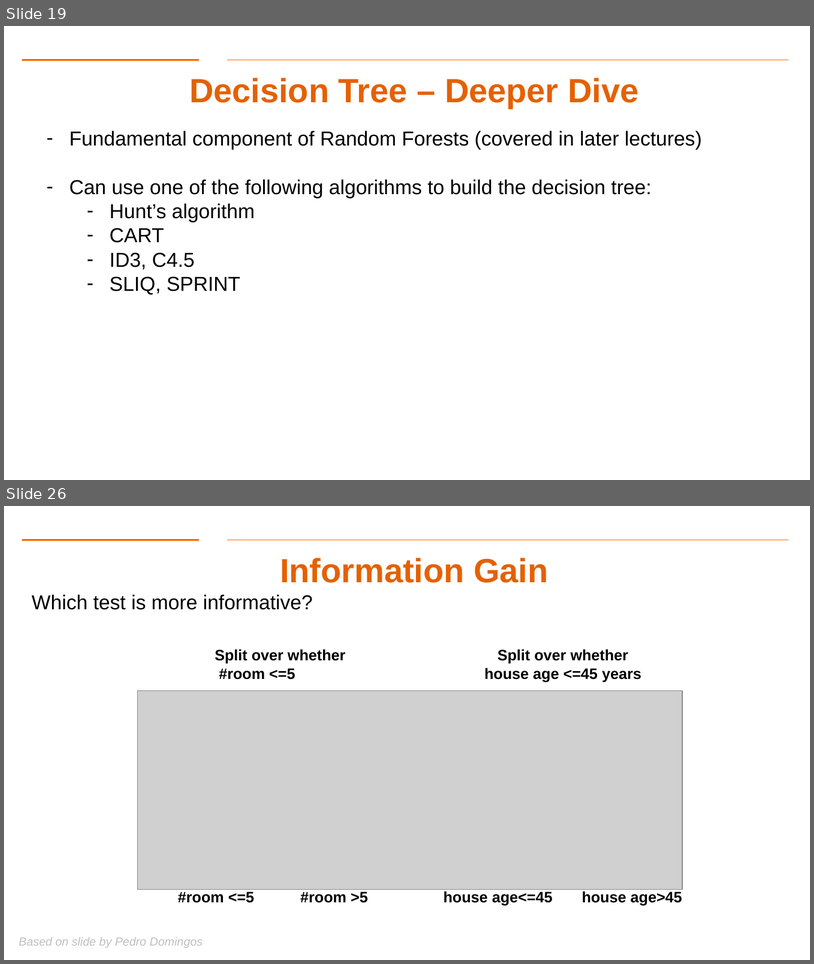
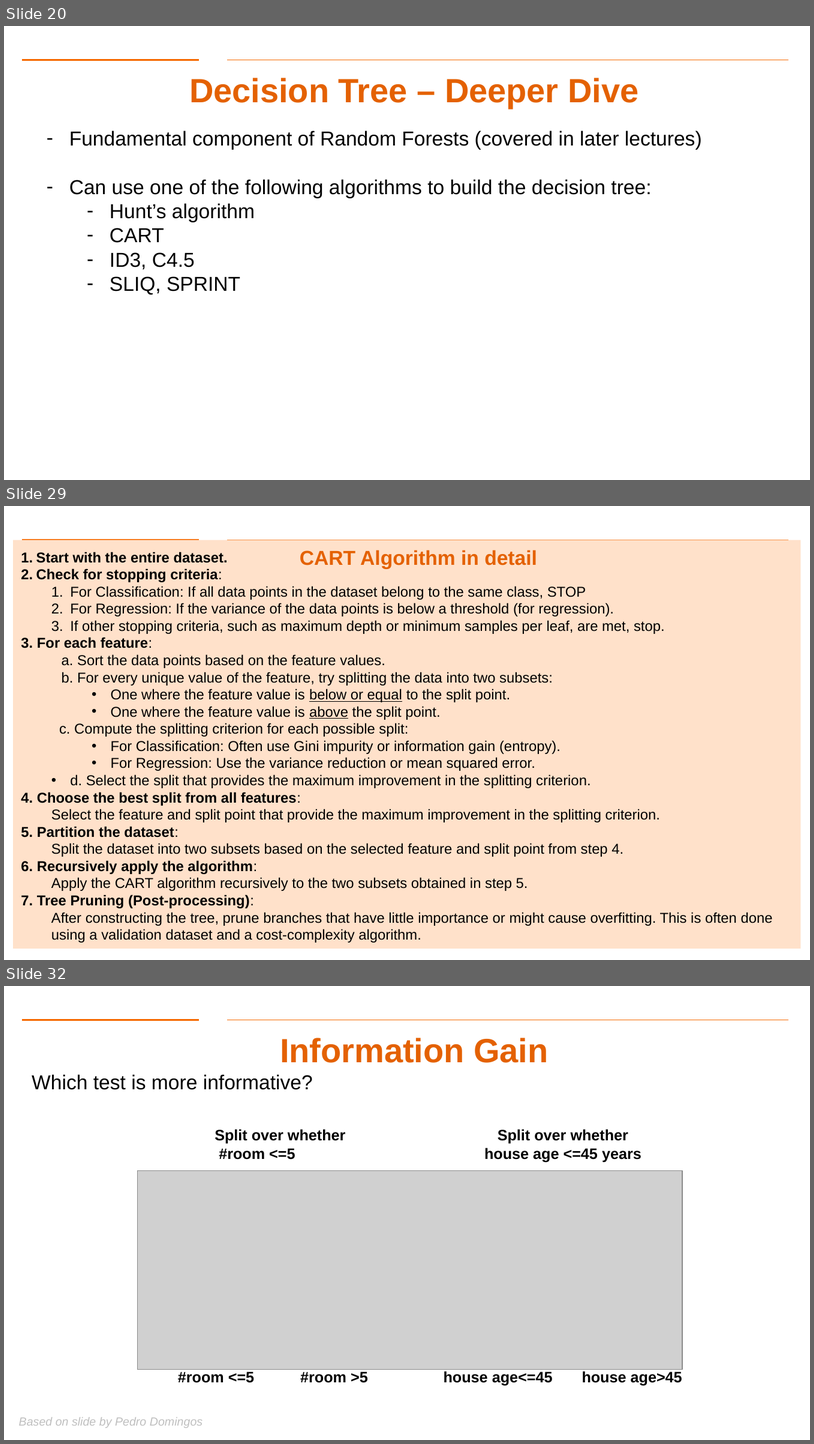
Before and after one commit to aiforsec/RIT-DSCI-633-FDS, a slide deck: Syllabus/Lecture06/Lec06.pptx. Shown one above the other, each under a label of ours: slides 19 and 26 before the commit, slides 20, 29 and 32 after it; the slides between them are not shown. The pictures are 814x964 and 814x1444 pixels, drawn with LibreOffice and Linux fonts; fonts in the diff are those of the drawing; grey boxes stand for pictures; background and template pictures are left out. Boxes give left, top, right and bottom in pixels: in the first picture for what was removed or moved away, otherwise in the second. Text is boxed around its words. In the diff, an @@ line names an element or a change of style, - is before the commit and + after.

```diff
--- a/Syllabus/Lecture06/Lec06.pptx
+++ b/Syllabus/Lecture06/Lec06.pptx
@@ slide 29 added at box(4, 506, 810, 960), background #FFFFFF; not listed: 2 template elements that a slide beside it also shows @@
@@ rectangle added at box(13, 540, 801, 948), fill #FFE1CA, 17 pt, text #000000 @@
+1. Start with the entire dataset.
+2. Check for stopping criteria:
+  1. For Classification: If all data points in the dataset belong to the same class, STOP
+  2. For Regression: If the variance of the data points is below a threshold (for regression).
+  3. If other stopping criteria, such as maximum depth or minimum samples per leaf, are met, stop.
+3. For each feature:
+a. Sort the data points based on the feature values.
+b. For every unique value of the feature, try splitting the data into two subsets:
+    • One where the feature value is below or equal to the split point.
+    • One where the feature value is above the split point.
+  c. Compute the splitting criterion for each possible split:
+    • For Classification: Often use Gini impurity or information gain (entropy).
+    • For Regression: Use the variance reduction or mean squared error.
+  • d. Select the split that provides the maximum improvement in the splitting criterion.
+4. Choose the best split from all features:
+  Select the feature and split point that provide the maximum improvement in the splitting criterion.
+5. Partition the dataset:
+  Split the dataset into two subsets based on the selected feature and split point from step 4.
+6. Recursively apply the algorithm:
+  Apply the CART algorithm recursively to the two subsets obtained in step 5.
+7. Tree Pruning (Post-processing):
+  After constructing the tree, prune branches that have little importance or might cause overfitting. This is often done using a validation dataset and a cost-complexity algorithm.
@@ text added at box(300, 550, 537, 569), 24 pt, text #E46102, bold @@
+CART Algorithm in detail
@@ what was slide 19 is now slide 20 @@
@@ what was slide 26 is now slide 32 @@
```
Also in this commit, not shown: 9 slides changed, 6 other slides added, 2 slides removed, 1 other file.
